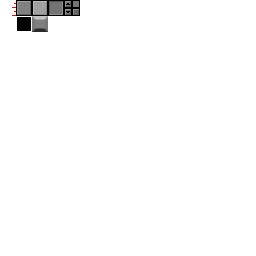
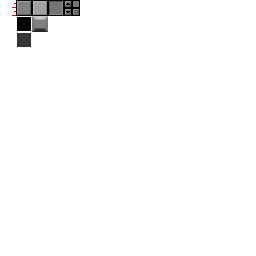
Layered file, before and after one edit (256 × 256). Changes by layer:
painted on "Layer 2" over [17, 33, 31, 47]
